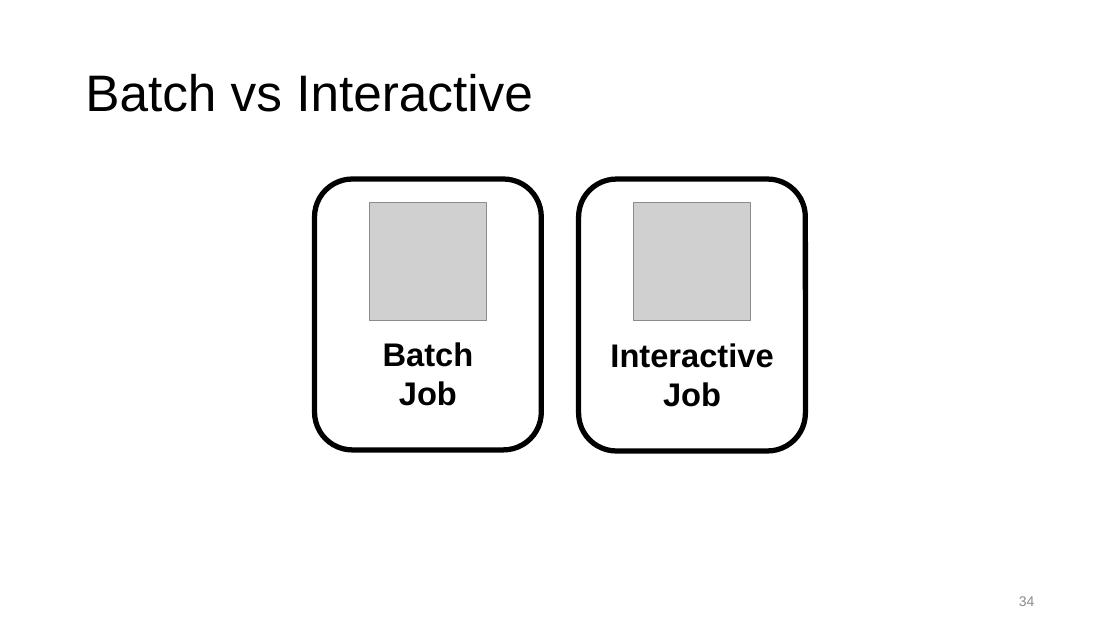
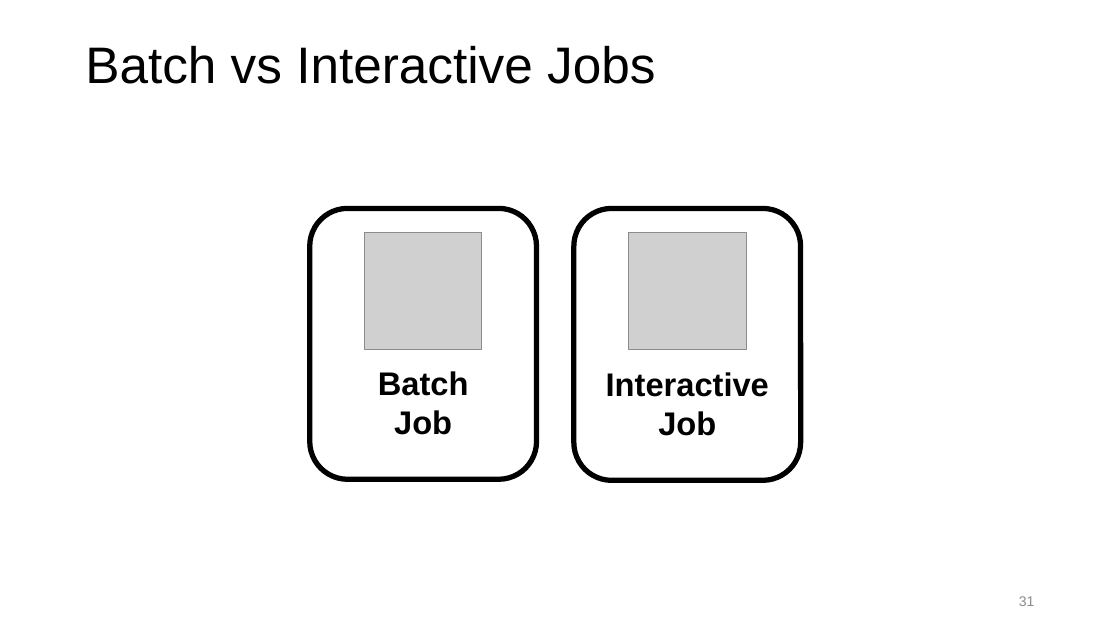
Before and after one commit to ResearchComputing/Getting_Started_With_Research_Computing, a slide deck: slide 31 of Command_Line_And_Job_Scheduling.pptx (slide 34 before the commit). Drawn at 1120x630 pixels with LibreOffice and Linux fonts; fonts in the diff are those of the drawing; grey boxes stand for pictures; background and template pictures are left out. Boxes give left, top, right and bottom in pixels: in the first picture for what was removed or moved away, otherwise in the second. Text is boxed around its words. In the diff, an @@ line names an element or a change of style, - is before the commit and + after.

```diff
--- a/Command_Line_And_Job_Scheduling.pptx
+++ b/Command_Line_And_Job_Scheduling.pptx
@@ title at bbox=[85, 45, 655, 84]: text changed @@
-Batch vs Interactive
+Batch vs Interactive Jobs
@@ 2 texts, 2 rounded rectangles, 2 pictures: place and size @@
-2 texts, 2 rounded rectangles, 2 pictures at bbox=[314, 179, 806, 451]
+2 texts, 2 rounded rectangles, 2 pictures at bbox=[310, 208, 801, 481]
@@ page number at bbox=[1019, 596, 1035, 606]: text changed @@
-34
+31
```
Also in this commit, not shown: 20 other slides changed, 11 slides added, 17 slides removed, 1 other file.
